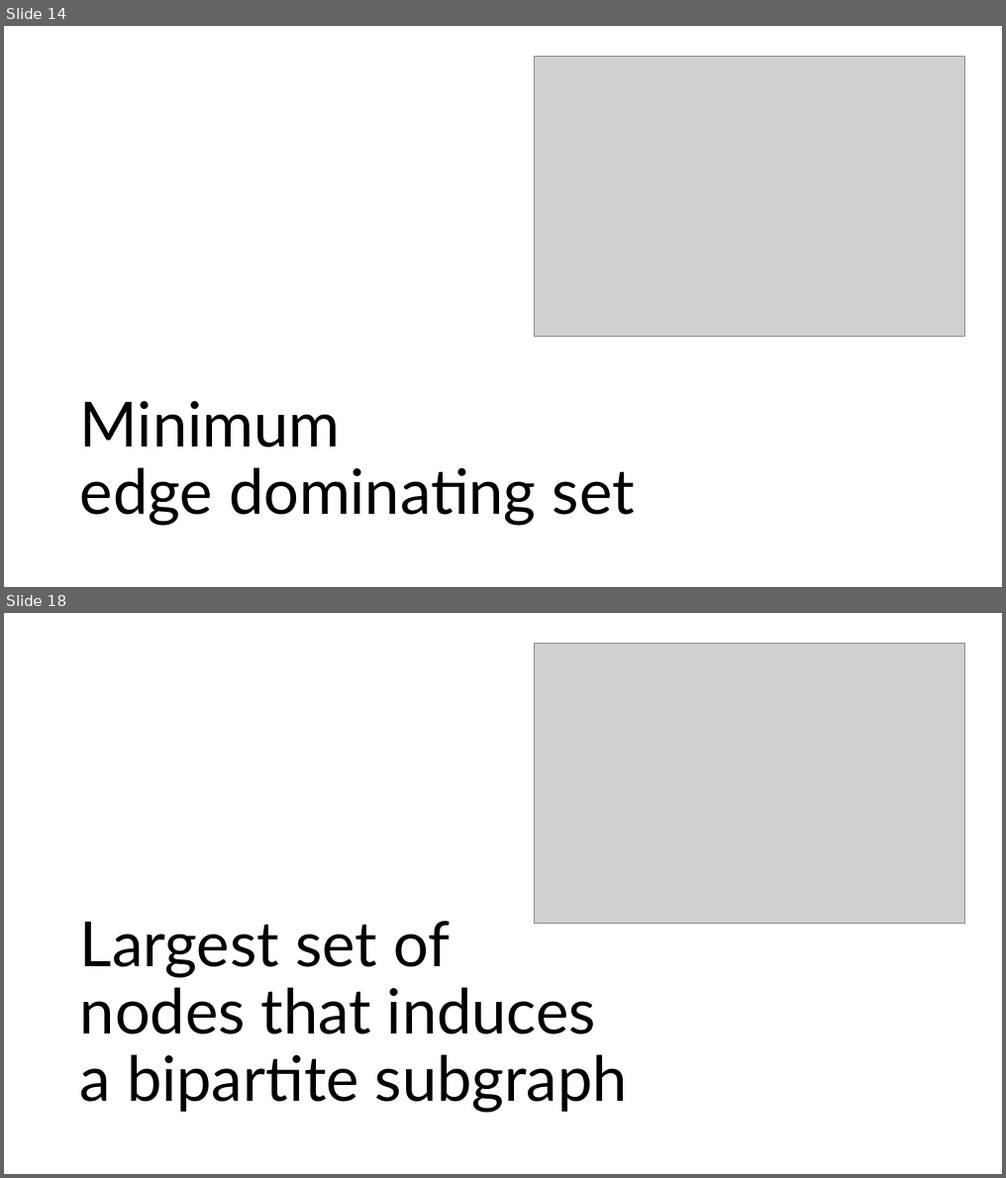
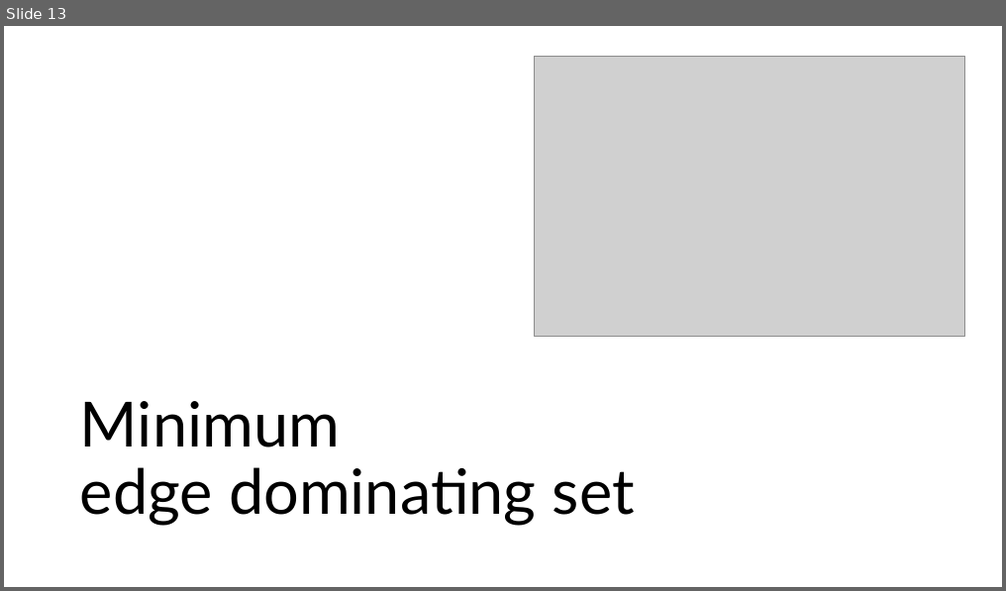
Before and after one commit to suomela/da2020, a slide deck: slides/da2022-lecture-02.pptx. Shown one above the other, each under a label of ours: slides 14 and 18 before the commit, slide 13 after it; the slides between them are not shown. The pictures are 1006x1178 and 1006x591 pixels, drawn with LibreOffice and Linux fonts; fonts in the diff are those of the drawing; grey boxes stand for pictures. Boxes give left, top, right and bottom in pixels: in the first picture for what was removed or moved away, otherwise in the second. Text is boxed around its words. In the diff, an @@ line names an element or a change of style, - is before the commit and + after.

```diff
--- a/slides/da2022-lecture-02.pptx
+++ b/slides/da2022-lecture-02.pptx
@@ slide 18 removed at <box>4,613,1002,1174</box>, background #FFFFFF @@
@@ picture removed at <box>534,643,964,923</box> @@
@@ text removed at <box>80,921,628,1113</box> @@
-Largest set of
-nodes that induces
-a bipartite subgraph
@@ what was slide 14 is now slide 13 @@
```
Also in this commit, not shown: 9 other slides removed, 1 other file.
